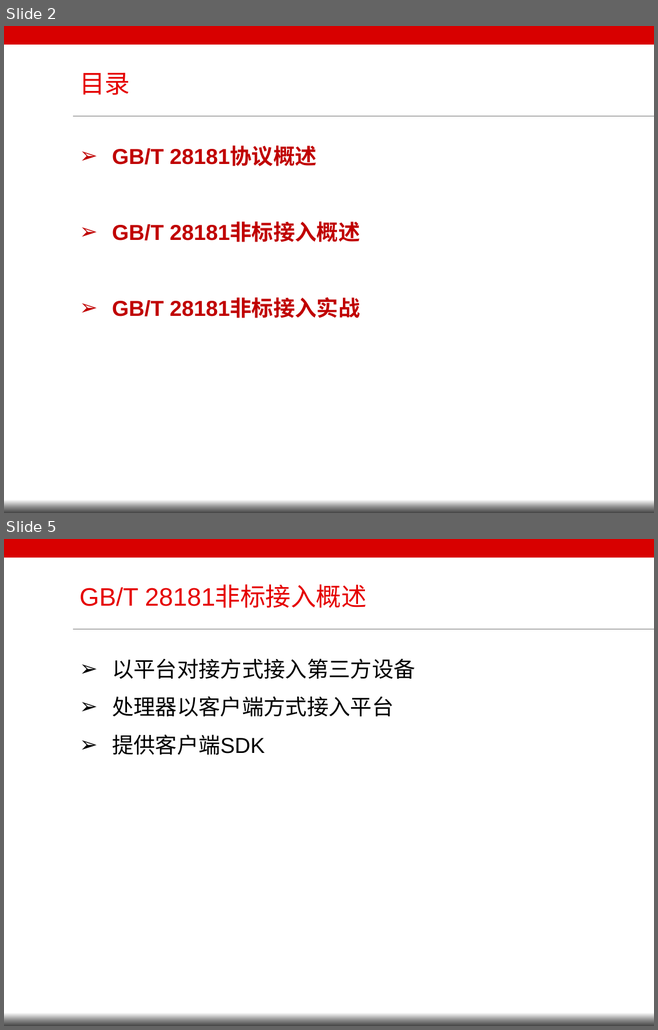
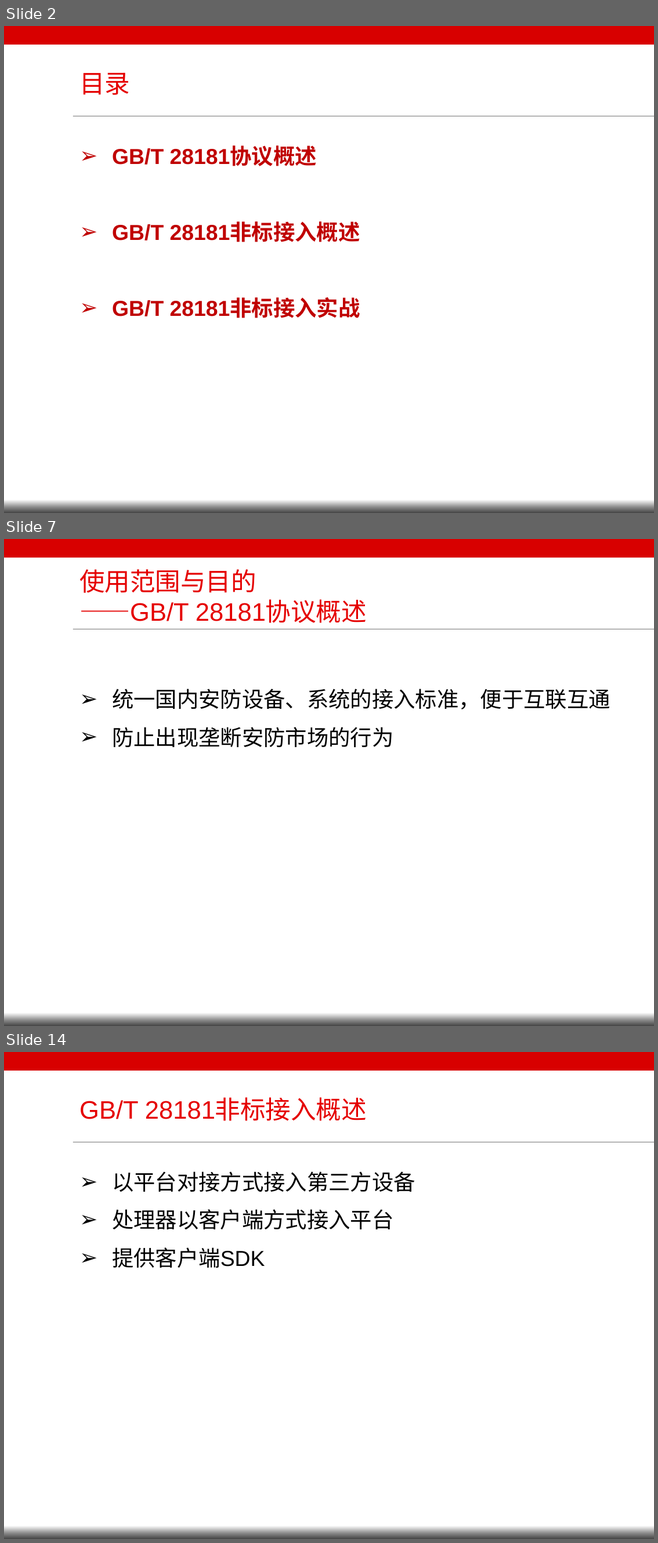
Before and after one commit to ypeng4641/MyMind, a slide deck: 国标简介资料/国标28181简介.pptx. Shown one above the other, each under a label of ours: slides 2 and 5 before the commit, slides 2, 7 and 14 after it; the slides between them are not shown. The pictures are 658x1030 and 658x1543 pixels, drawn with LibreOffice and Linux fonts; fonts in the diff are those of the drawing; background and template pictures are left out. Boxes give left, top, right and bottom in pixels: in the first picture for what was removed or moved away, otherwise in the second. Text is boxed around its words. In the diff, an @@ line names an element or a change of style, - is before the commit and + after.

```diff
--- a/国标简介资料/国标28181简介.pptx
+++ b/国标简介资料/国标28181简介.pptx
@@ slide 7 added at (4, 539, 654, 1026), background #FFFFFF; not listed: 4 template elements that a slide beside it also shows @@
@@ title added at (79, 569, 366, 623), 28 pt, text #E50000 @@
+使用范围与目的
+——GB/T 28181协议概述
@@ text added at (112, 689, 610, 747), 24 pt, text #000000 @@
+➢ 统一国内安防设备、系统的接入标准，便于互联互通
+➢ 防止出现垄断安防市场的行为
@@ what was slide 5 is now slide 14 @@
```
Also in this commit, not shown: 2 slides changed, 8 other slides added, 6 other files.
